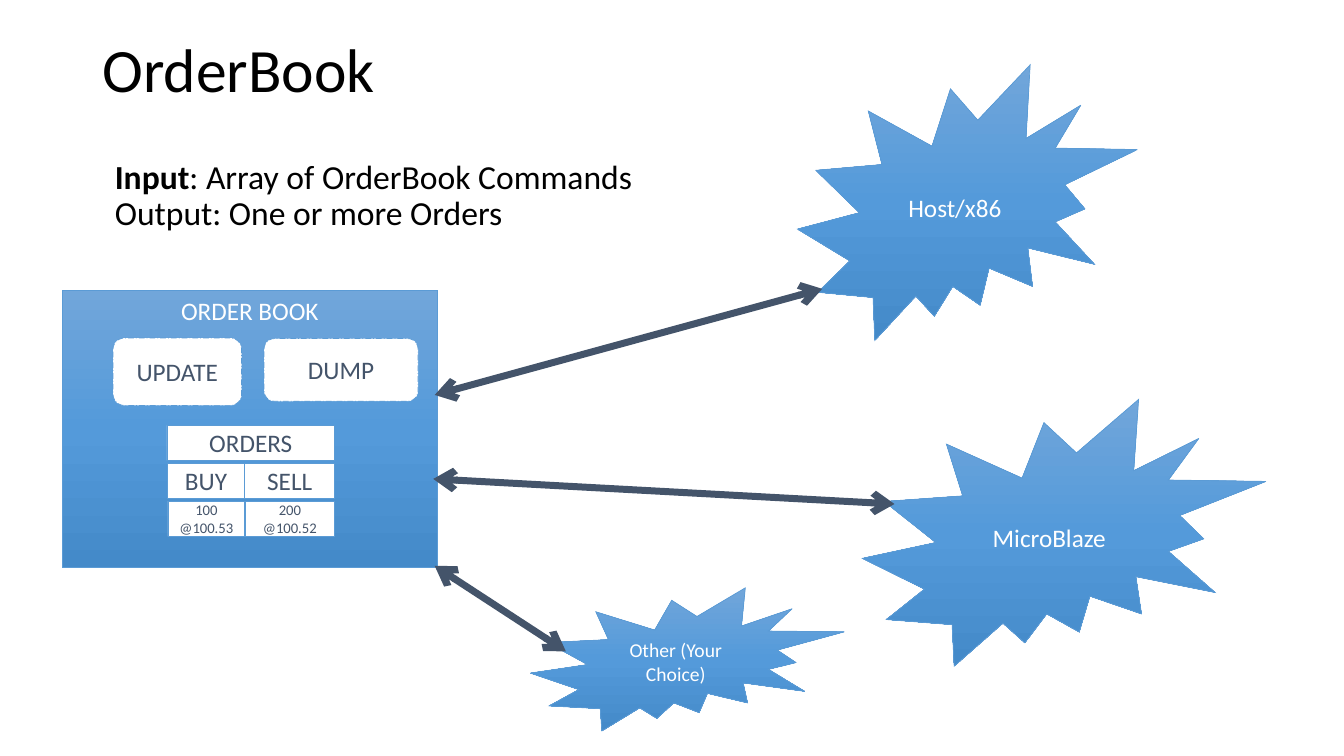
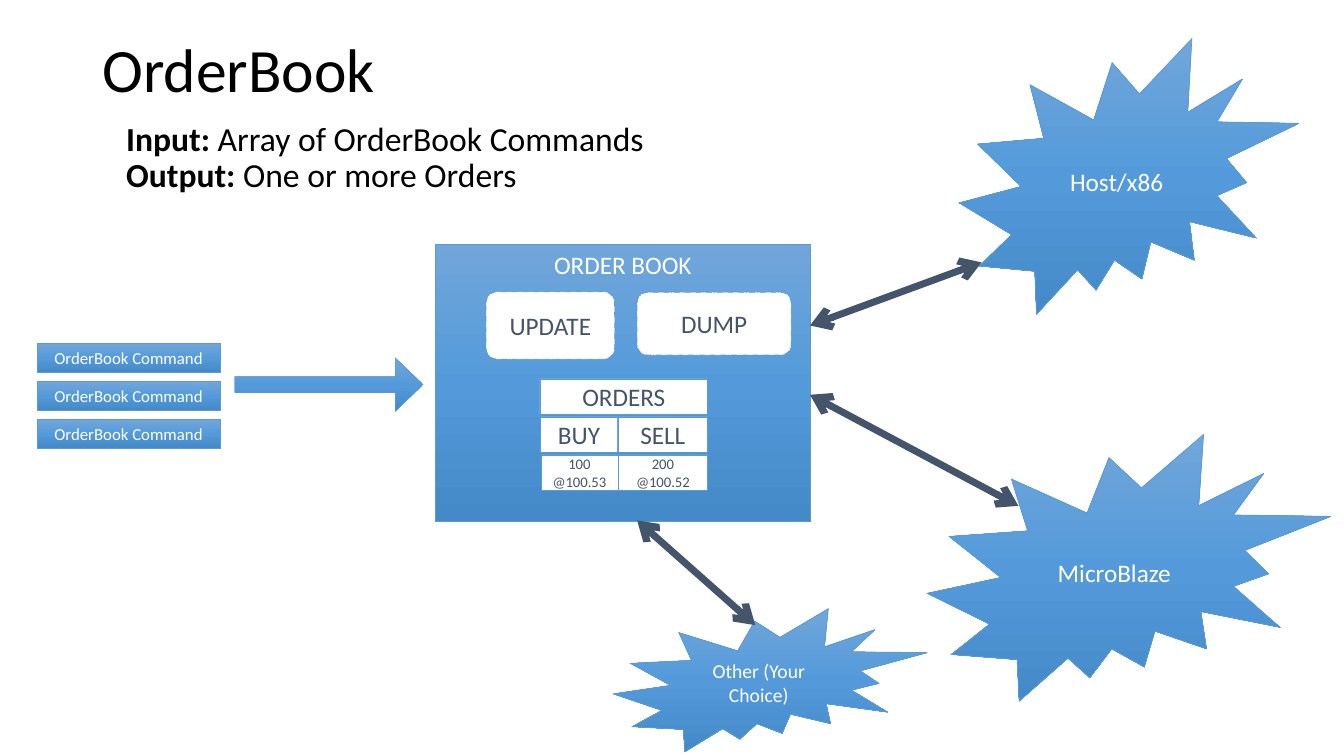
Before and after one commit to imeddz2015/LabVIEW_Fpga, a slide deck: slide 5 of MarketData/MarketData_02/Overview.pptx (slide 4 before the commit). Drawn at 1344x756 pixels with LibreOffice and Linux fonts; fonts in the diff are those of the drawing. Boxes give left, top, right and bottom in pixels: in the first picture for what was removed or moved away, otherwise in the second. Text is boxed around its words. In the diff, an @@ line names an element or a change of style, - is before the commit and + after.

```diff
--- a/MarketData/MarketData_02/Overview.pptx
+++ b/MarketData/MarketData_02/Overview.pptx
@@ irregular seal "Host/x86": place and size @@
-irregular seal "Host/x86" at (798, 65, 1137, 340)
+irregular seal "Host/x86" at (960, 38, 1300, 314)
@@ text "Input: Array of OrderBook Commands": place and size @@
-text "Input: Array of OrderBook Commands" at (115, 165, 632, 231)
+text "Input: Array of OrderBook Commands" at (126, 127, 644, 193)
@@ text "Input: Array of OrderBook Commands" at (126, 127, 644, 193): bold on in "Input:", "Output:" @@
@@ double arrow moved from (435, 395) - (823, 289) to (811, 326) - (982, 262) @@
@@ rounded rectangle added at (37, 344, 220, 372), fill gradient #71A6DB to #559BDB to #448ACA, outline #5B9BD5 0.5 pt, 12 pt, text #FFFFFF @@
+OrderBook Command
@@ right arrow added at (235, 358, 423, 411), fill gradient #71A6DB to #559BDB to #448ACA, outline #5B9BD5 0.5 pt @@
@@ rounded rectangle added at (37, 382, 220, 410), fill gradient #71A6DB to #559BDB to #448ACA, outline #5B9BD5 0.5 pt, 12 pt, text #FFFFFF @@
+OrderBook Command
@@ rounded rectangle added at (37, 419, 220, 448), fill gradient #71A6DB to #559BDB to #448ACA, outline #5B9BD5 0.5 pt, 12 pt, text #FFFFFF @@
+OrderBook Command
@@ double arrow moved from (434, 479) - (894, 504) to (811, 395) - (1018, 506) @@
@@ irregular seal "MicroBlaze": place and size @@
-irregular seal "MicroBlaze" at (862, 399, 1265, 666)
+irregular seal "MicroBlaze" at (928, 435, 1331, 702)
@@ 8 rounded rectangles: place and size @@
-8 rounded rectangles at (63, 290, 437, 568)
+8 rounded rectangles at (436, 244, 810, 521)
@@ double arrow moved from (435, 566) - (566, 651) to (637, 520) - (755, 625) @@
@@ irregular seal "Other (Your Choice)": place and size @@
-irregular seal "Other (Your Choice)" at (530, 588, 844, 731)
+irregular seal "Other (Your Choice)" at (614, 609, 928, 752)
```
Also in this commit, not shown: 5 other slides changed, 5 slides added, 7 slides removed, 3 other files.
